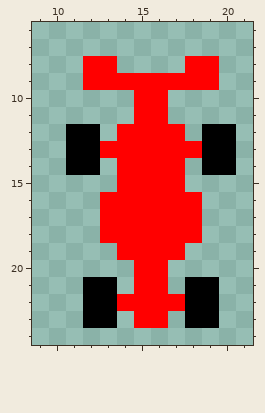
Two states of a pixel-art sprite, Car.png. The picture above is the old version.
The file is 128x128 pixels, drawn in blocks of 4x4; one block is one cell here. Shown: x 9..21, y 6..24.
New version:
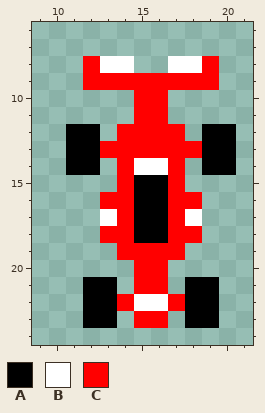
Palette (. is transparent): A #000000  B #ffffff  C #ff0000
What changed:
Changed rows in their new state; - is an unchanged pixel.
first column x 13:
 8 BB--BB
first column x 13:
14 --BB--
15 --AA--
16 --AA--
17 B-AA-B
18 --AA--
first column x 15:
22 BB
Where, in picture pixels (left, top, right, bottom), the same in both pictures:
changed: (100, 56, 202, 73)
changed: (100, 158, 202, 311)
